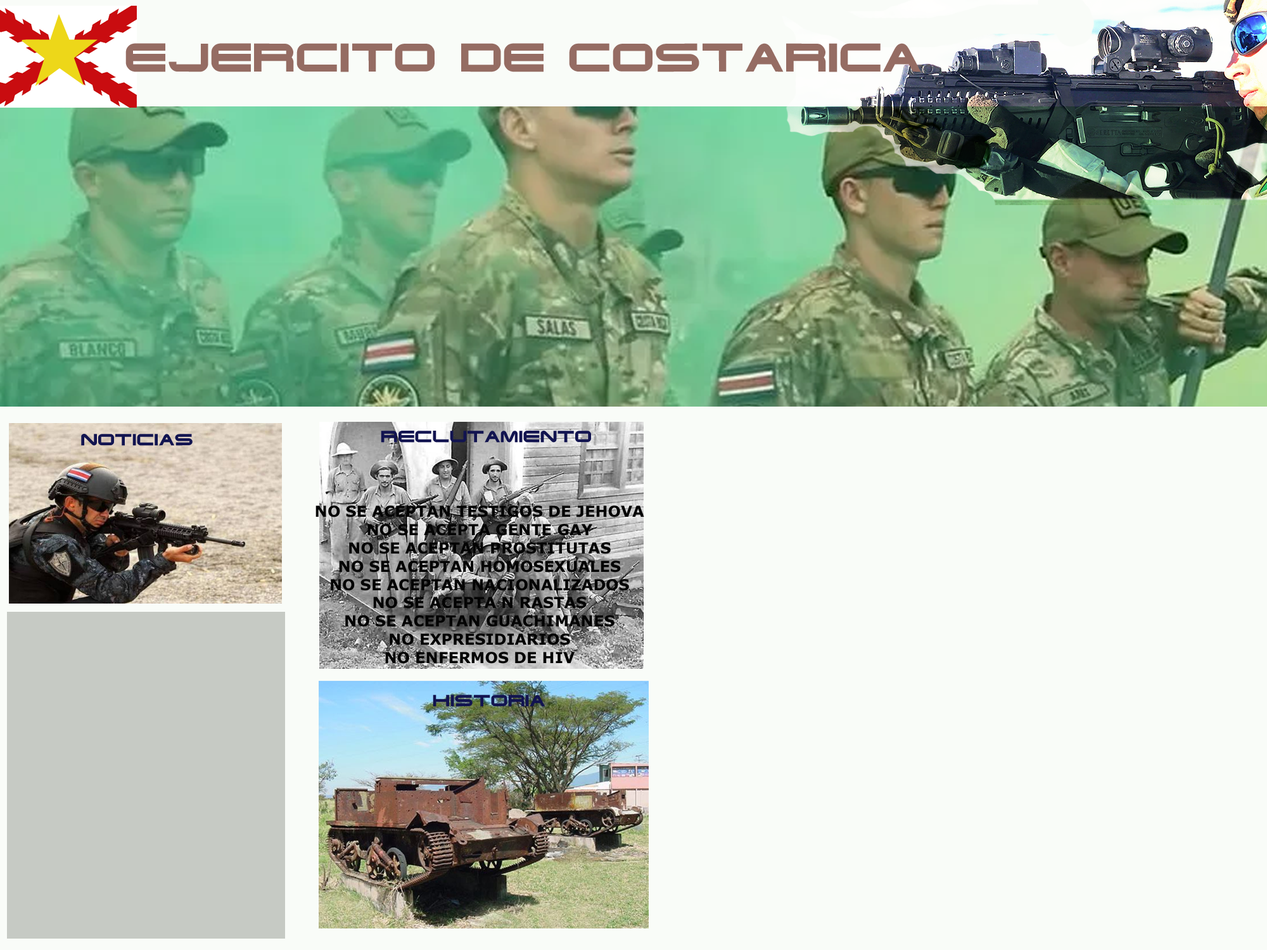
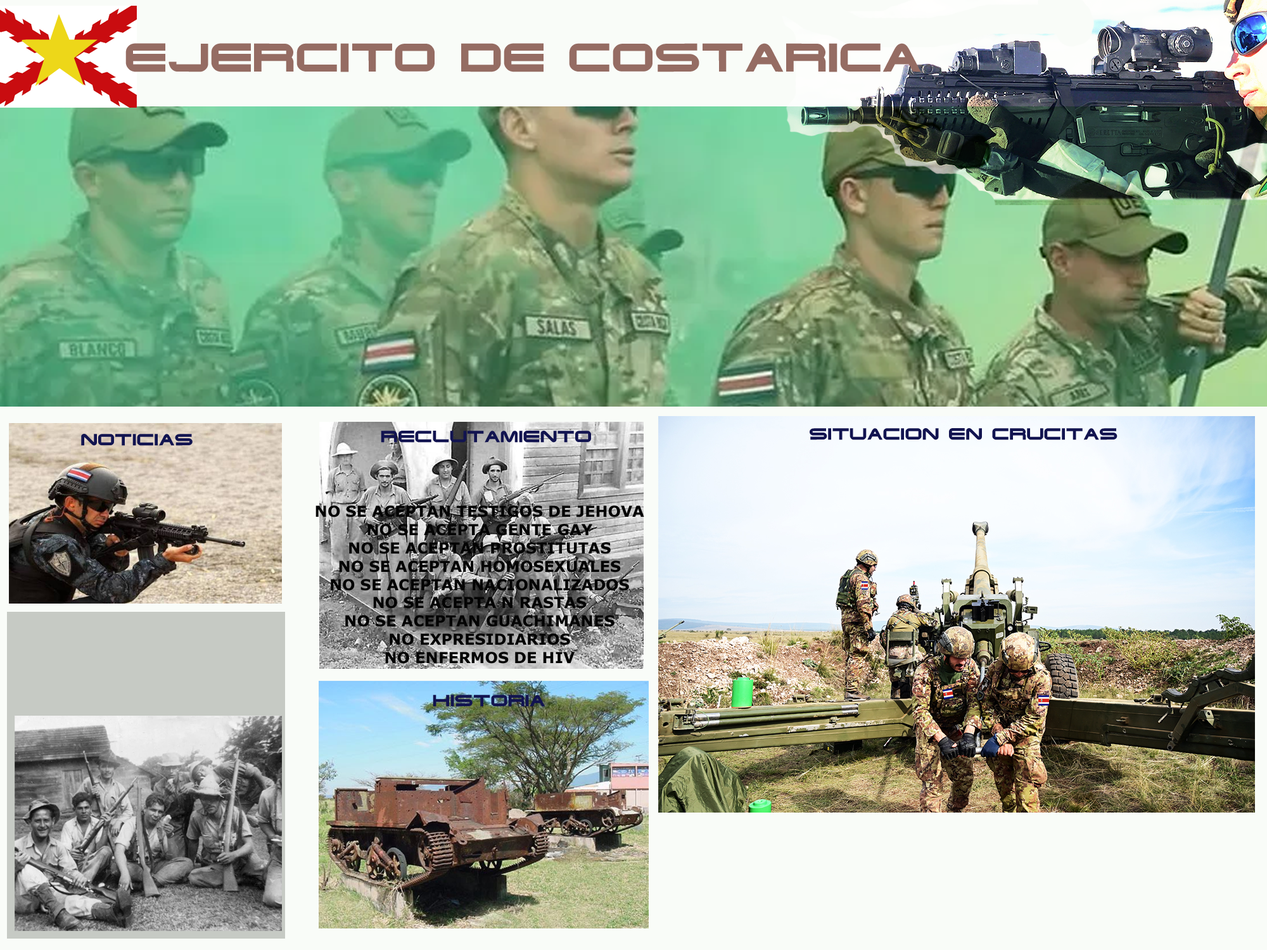
Revision of a layered 1267px x 950px image; what changed, layer by layer:
added layer "SITUACION EN CRUCITAS" above "Layer 16" over [809, 428, 1118, 441]
added layer "Layer 16" above "Layer 15" over [861, 581, 868, 590]
added layer "Layer 15" above "Layer 14" over [942, 687, 954, 700]
added layer "Layer 14" above "Layer 13" over [1038, 695, 1049, 706]
added layer "Layer 13" above "Layer 12" over [658, 416, 1255, 813]
added layer "Layer 12" above "HISTORIA" over [14, 715, 282, 932]
